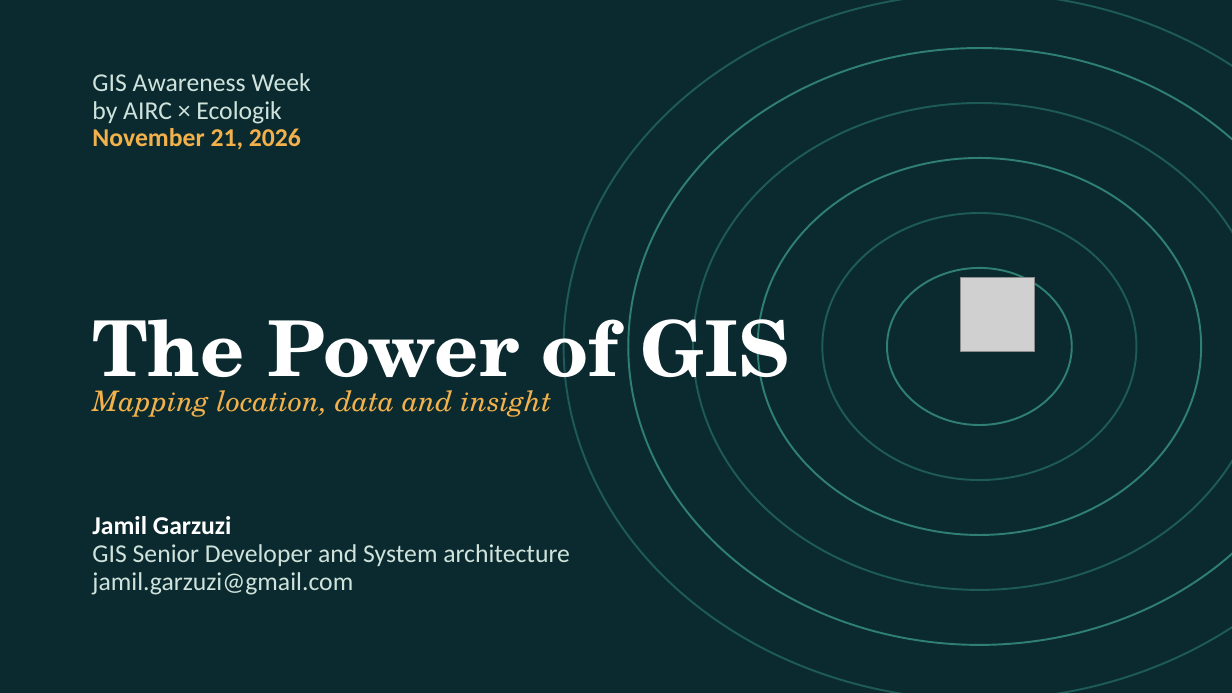
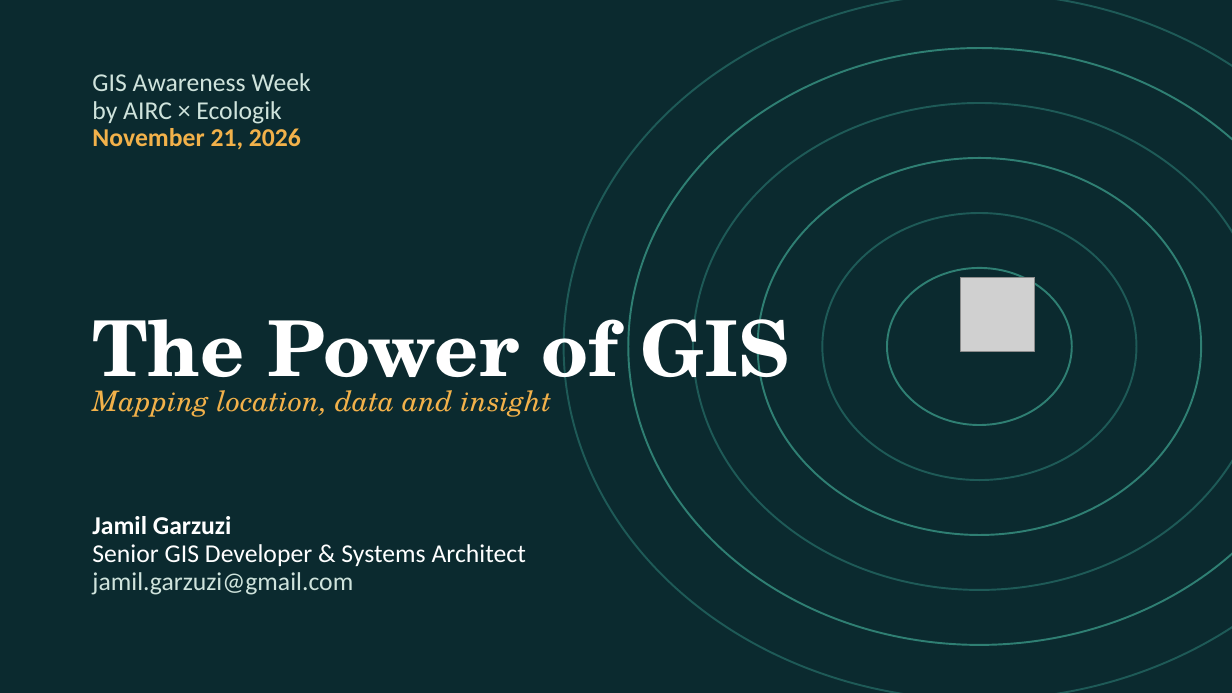
Before and after one commit to jamil-g/AIRC_Ecologik, a slide deck: slide 1 of Jamil Garzuzi.pptx. Drawn at 1232x693 pixels with LibreOffice and Linux fonts; fonts in the diff are those of the drawing; grey boxes stand for pictures. Boxes give left, top, right and bottom in pixels: in the first picture for what was removed or moved away, otherwise in the second. Text is boxed around its words. In the diff, an @@ line names an element or a change of style, - is before the commit and + after.

```diff
--- a/Jamil Garzuzi.pptx
+++ b/Jamil Garzuzi.pptx
@@ title at [92, 516, 526, 595]: text changed; text colour #CFE3DC to #FFFFFF @@
-Jamil Garzuzi
-GIS Senior Developer and System architecture
-jamil.garzuzi@gmail.com
+Jamil Garzuzi
+Senior GIS Developer & Systems Architect
+jamil.garzuzi@gmail.com
```
Also in this commit, not shown: 2 other slides changed, 1 slide added, 1 slide removed.
